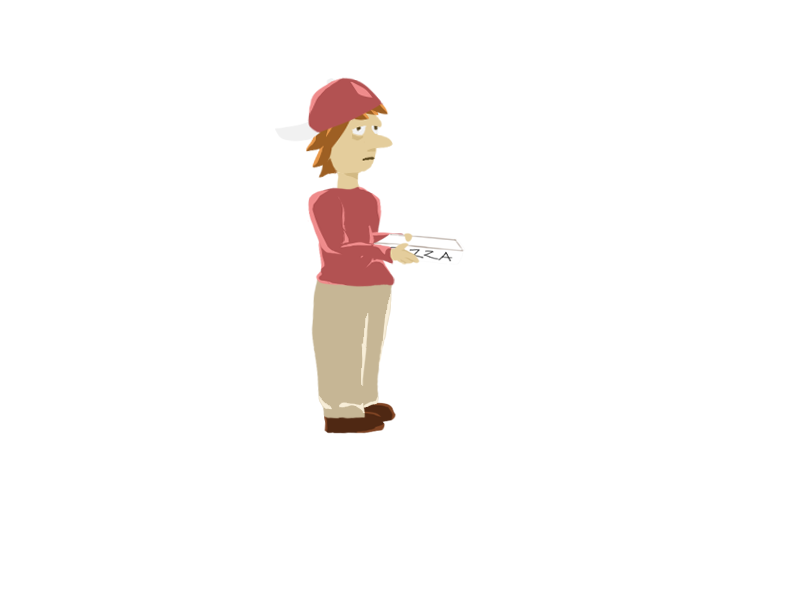
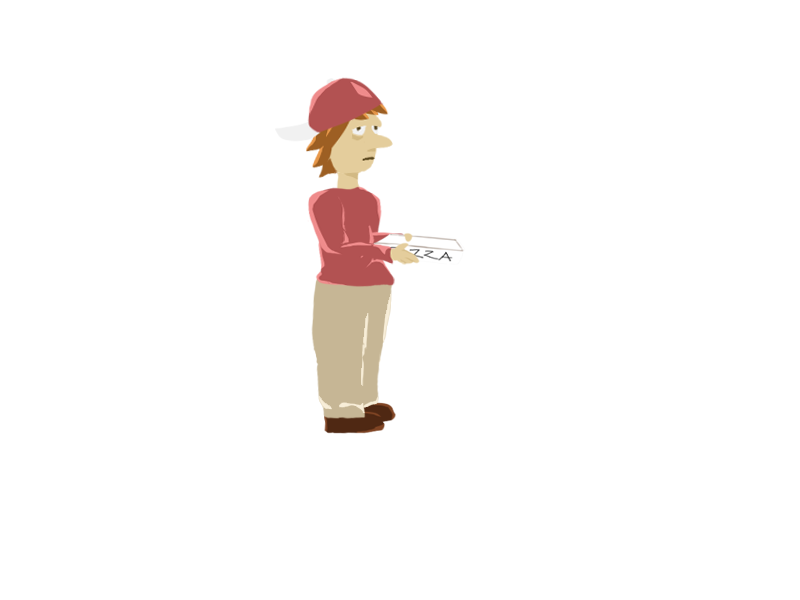
Two versions of the same layered image (800x600). Layer-by-layer changes:
painted on "frontshin" over (x1=314, y1=342, x2=367, y2=374)
painted on "frontthigh" over (x1=314, y1=278, x2=367, y2=418)
painted on "backshin" over (x1=361, y1=340, x2=385, y2=365)
painted on "backthigh" over (x1=361, y1=340, x2=385, y2=365)
